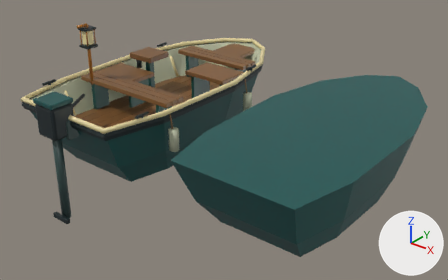
Before and after pictures for a commit that changed the Blender file ArtSource/SoloSkiff/SoloSkiff.blend.
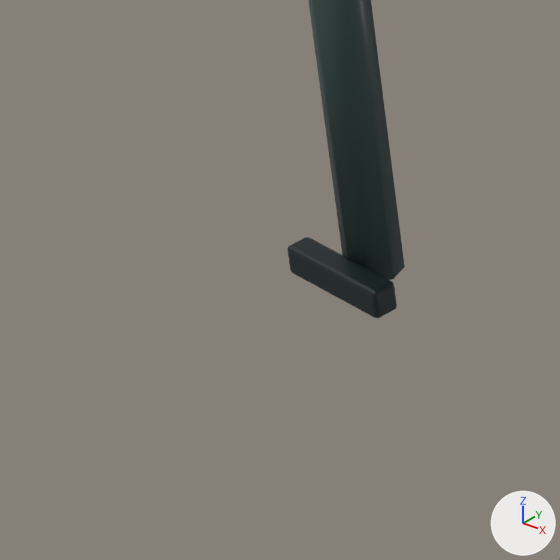
The first picture shows the older version from a 50 mm camera at (5.92, -6.06, 3.75) aimed at (1.19, -0.15, 0.09). The close-ups show the older and then the newer version on the part from 2% to 21% of the width and 62% to 93% of the height of that picture. Only the edits that show in the close-ups are written down. Arrows for +X, +Y and +Z are at lower right; the lights stay in place.

The first close-up shows 'Outboard propeller', 'Outboard shaft'.
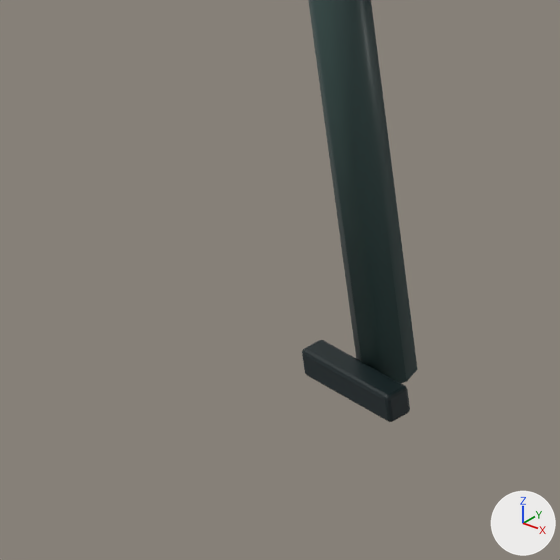
What differs and where, as boxes (x1, y1, x2, y2) in the close-ups (560 x 560 px):
'Outboard shaft', moved, rescaled: before (308, 0, 405, 280); after (308, 0, 418, 383)
'Outboard propeller', moved: before (287, 237, 397, 318); after (302, 340, 410, 422)

The change, as a diff of the scene's bpy script:
```diff
--- a/ArtSource/SoloSkiff/SoloSkiff.blend.py
+++ b/ArtSource/SoloSkiff/SoloSkiff.blend.py
@@ me_outboard_shaft @@
 # used by ob_outboard_shaft; location = (0.0, 0.0, 0.0)
-me_outboard_shaft.from_pydata(...)  # 16 vertices, 10 faces; spans x -0.06..0.06, y -2.02..-1.9, z -0.7..0.5
+me_outboard_shaft.from_pydata(...)  # 16 vertices, 10 faces; spans x -0.06..0.06, y -2.02..-1.9, z -0.95..0.5
+# me_outboard_shaft part 1: the whole mesh is scaled about its middle by (1, 1, 1.21), then moved by (0.0, 0.0, -0.125)
 me_outboard_shaft.materials.append(mat_harbor_vertex_paint)
@@ ob_outboard_propeller @@
 ob_outboard_propeller = bpy.data.objects.new('Outboard propeller', me_cube_033)
-ob_outboard_propeller.location = (0.0, -2.04, -0.68)
+ob_outboard_propeller.location = (0.0, -2.04, -0.93)
```
